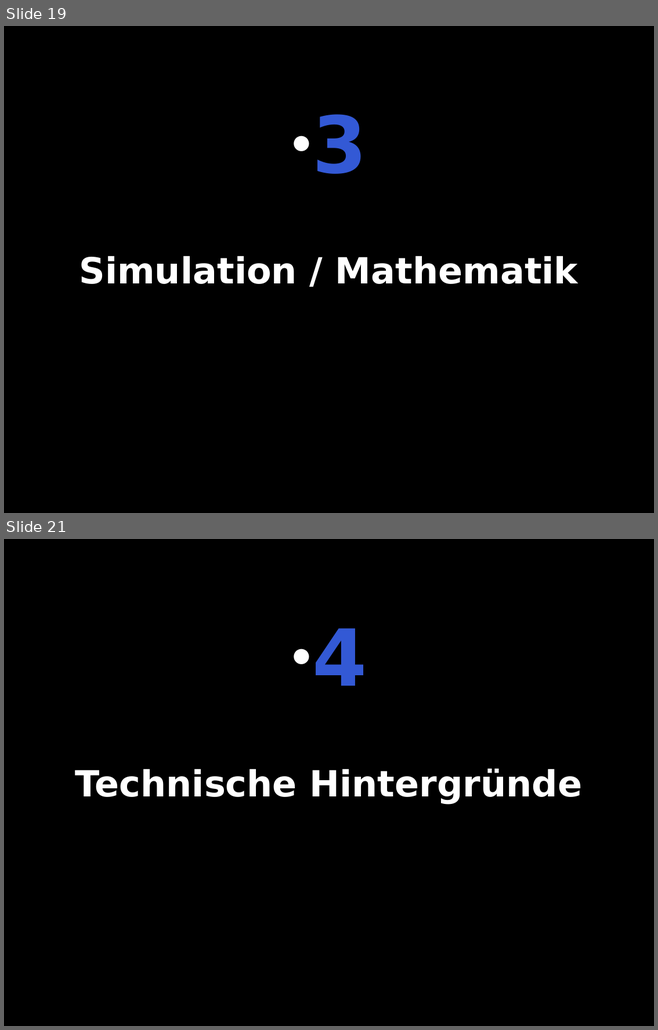
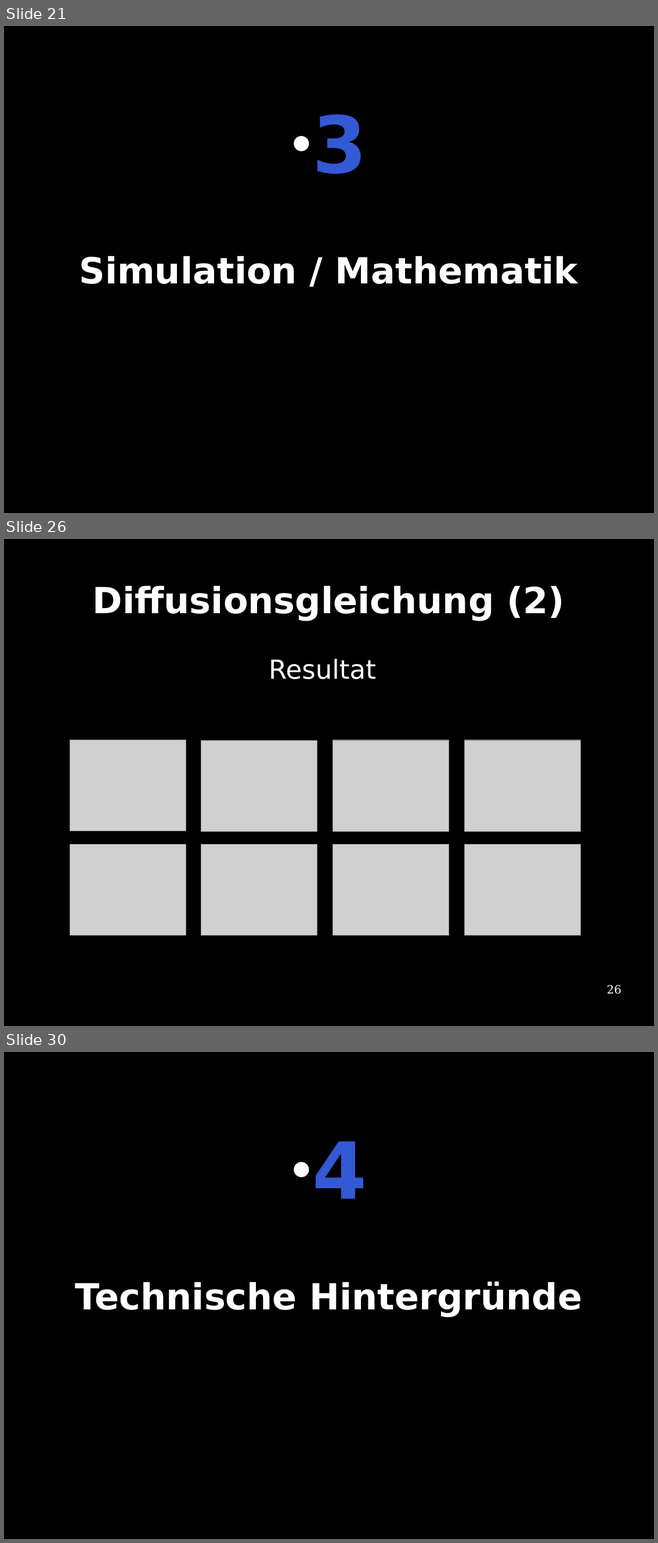
Before and after one commit to te-bachi/SimulationDoc, a slide deck: präsentation/Präsentation.odp. Shown one above the other, each under a label of ours: slides 19 and 21 before the commit, slides 21, 26 and 30 after it; the slides between them are not shown. The pictures are 658x1030 and 658x1543 pixels, drawn with LibreOffice and Linux fonts; fonts in the diff are those of the drawing; grey boxes stand for pictures. Boxes give left, top, right and bottom in pixels: in the first picture for what was removed or moved away, otherwise in the second. Text is boxed around its words. In the diff, an @@ line names an element or a change of style, - is before the commit and + after.

```diff
--- a/präsentation/Präsentation.odp
+++ b/präsentation/Präsentation.odp
@@ slide 26 added at (4,539,654,1026), background #000000 @@
@@ title added at (93,585,564,621), 44 pt, text #FFFFFF, bold @@
+Diffusionsgleichung (2)
@@ text added at (268,658,376,679), 32 pt, text #FFFFFF @@
+Resultat
@@ picture added at (70,740,186,831) @@
@@ picture added at (201,741,318,831) @@
@@ picture added at (333,741,449,832) @@
@@ picture added at (465,741,581,832) @@
@@ picture added at (70,844,186,936) @@
@@ picture added at (201,844,318,936) @@
@@ picture added at (333,844,449,936) @@
@@ picture added at (465,844,581,936) @@
@@ page number added at (607,985,621,994), 14 pt, text #FFFFFF @@
+26
@@ what was slide 19 is now slide 21 @@
@@ what was slide 21 is now slide 30 @@
```
Also in this commit, not shown: 14 slides changed, 14 other slides added, 6 slides removed.
